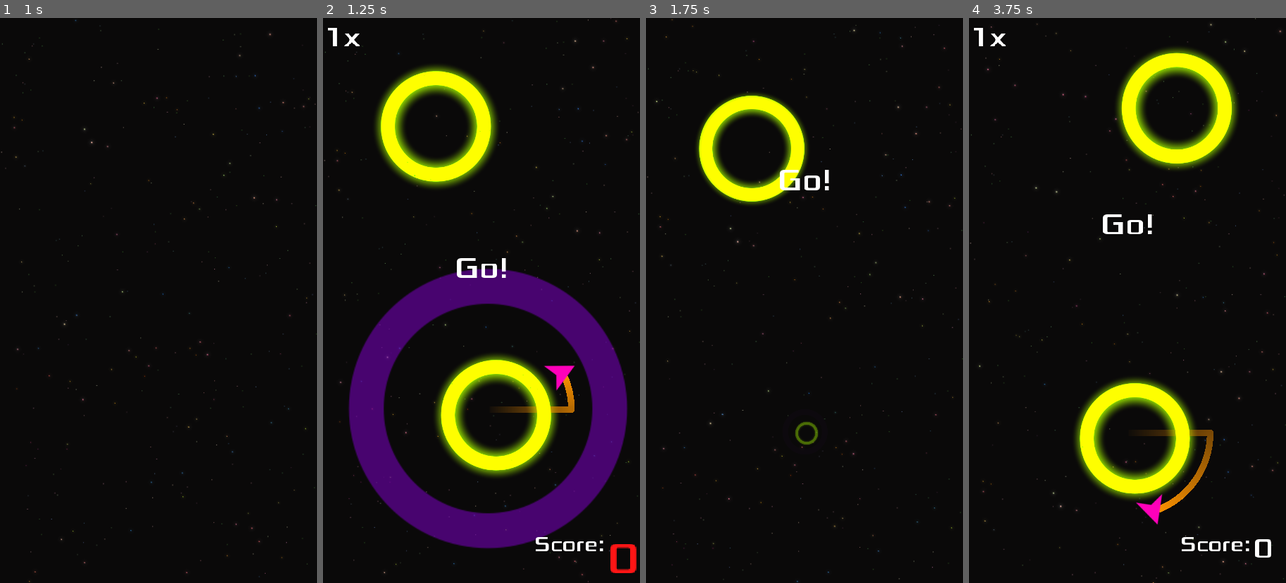
Above: before the commit, frames 1-4 (left to right).
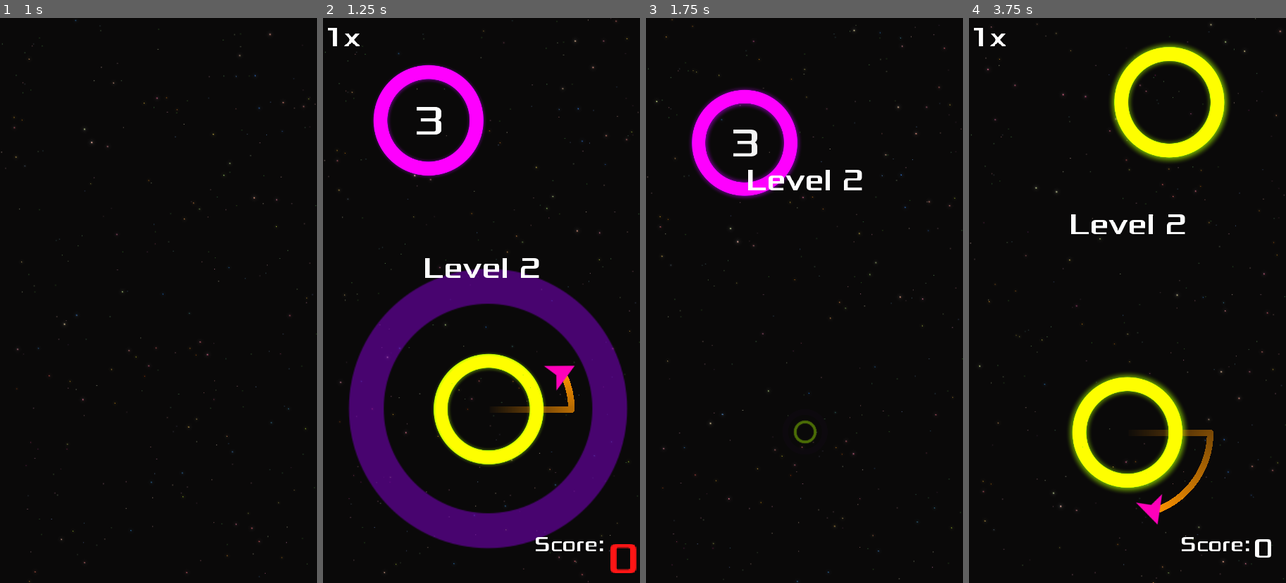
Above: after the commit, the same moments.

Repository: iustin-nita/Godot-Mobile-Game
Game: Godot game, scene res://Main.tscn
Two runs of this game, one before a commit and one after it. Both use one fixed random seed, a clock stepped at 60 frames per second and the inputs below.
Inputs (mouse positions are in pixels of both pictures, inside the frame that each line leads up to):
- Up to frame 1 (1 s): click (107, 283) at 0.5 s
- Up to frame 2 (1.25 s): no input
- Up to frame 3 (1.75 s): move the mouse to (874, 272) at 1.27 s; hold Right (ui_right) from 1.28 s (still down); click (874, 272) at 1.42 s
- Up to frame 4 (3.75 s): move the mouse to (1064, 328) at 2.02 s; release Right (ui_right) at 2.03 s; hold Down (ui_down) 2.03-2.75 s; click (1178, 554) at 2.75 s; move the mouse to (1159, 176) at 3.52 s; hold Right (ui_right) from 3.53 s (still down)

Frame 1 is identical in both runs. In frame 2, 9.4% of the frame differs, in the area x 15-74%, y 8-82%; in frame 3, 4.8%; in frame 4, 8.2%.

Commit message:
add sizetween to circles

Diff:
--- a/Main.gd
+++ b/Main.gd
@@ -17,6 +17,7 @@
 	$HUD.hide()
 
 func new_game():
+	print('new gmae')
 	new_highscore = false
 	self.score = 0
 	self.bonus = 0
@@ -49,7 +50,7 @@
 func _on_Jumper_captured(object):
 	$Camera2D.position = object.position
 	object.capture(player)
-	print('captired', object)
+#	print('captired', object)
 	call_deferred("spawn_circle")
 	self.score += 1 * bonus
 #	print('score', score)
--- a/objects/Circle.gd
+++ b/objects/Circle.gd
@@ -3,6 +3,8 @@
 signal full_orbit
 onready var orbit_position = $Pivot/OrbitPosition
 onready var move_tween = $MoveTween
+
+onready var test = $"."
 
 # LIMITED = limited number of orbits
 enum MODES {STATIC, LIMITED}
@@ -10,7 +12,7 @@
 var rotation_speed = PI
 var mode = MODES.STATIC
 var move_range = 0
-var move_speed = 2.0
+var move_speed = 4.0
 var num_orbits = 3
 var current_orbits = 0
 var orbit_start = null
@@ -27,17 +29,17 @@
 		settings.changeTheme(settings.color_schemes["NEON1"])
 
 	var move_chance = clamp(level-3, 0, 4) / 3.0
-	print('move chance', move_chance)
+#	print('move chance', move_chance)
 	print(move_chance)
 	if randf() < move_chance:
 		move_range = max(25, 100 * rand_range(0.75, 1.25) * move_chance) * pow(-1, randi() % 2)
 		move_speed = max(2.5 - ceil(level/5) * 0.25, 2)
-		print('move range', move_range)
-		print('move speed', move_speed)
+#		print('move range', move_range)
+#		print('move speed', move_speed)
 	var small_chance = min(0.6, max(0, (level-4) / 8.0))
 	if randf() < small_chance:
 		radius = max(50, radius - level * rand_range(0.55, 1.25))
-		print('radius', radius)
+#		print('radius', radius)
 
 	$Sprite.material = $Sprite.material.duplicate()
 	$SpriteEffect.material = $SpriteEffect.material
@@ -65,10 +67,15 @@
 		if mode == MODES.LIMITED:
 			if settings.enable_sound:
 				$Beep.play()
-
+#			$AnimationPlayer.play("test")
+			$SizeTween.interpolate_property(self, "scale",
+				scale, scale * .8,
+				1, Tween.TRANS_QUAD, Tween.EASE_IN_OUT)
+			$SizeTween.start()
 			$Label.text = str(num_orbits - current_orbits)
 
 			if current_orbits >= num_orbits:
+				print('current_orbits num_orbits', current_orbits, num_orbits)
 				jumper.die()
 				jumper = null
 				implode()
@@ -82,7 +89,7 @@
 			$Label.hide()
 			color = settings.theme["circle_static"]
 		MODES.LIMITED:
-#			current_orbits = num_orbits
+			current_orbits = num_orbits
 			$Label.text = str(num_orbits)
 			$Label.show()
 			color = settings.theme["circle_limited"]
@@ -95,6 +102,7 @@
 	queue_free()
 
 func capture(target):
+	print("CAPGTURE taret", target)
 	current_orbits = 0
 
 	jumper = target
@@ -106,10 +114,11 @@
 	if mode != MODES.LIMITED:
 		return
 	if jumper:
-		var r = ((radius - 50) / num_orbits) * (1 + current_orbits)
-		draw_circle_arc_poly(Vector2.ZERO, r, orbit_start + PI/2,
-							$Pivot.rotation + PI/2, settings.theme["circle_fill"])
-
+		return
+##		var r = ((radius - 50) / num_orbits) * (1 + current_orbits)
+##		draw_circle_arc_poly(Vector2.ZERO, r, orbit_start + PI/2,
+##							$Pivot.rotation + PI/2, settings.theme["circle_fill"])
+#
 func draw_circle_arc_poly(center, radius, angle_from, angle_to, color):
 	var nb_points = 32
 	var points_arc = PoolVector2Array()
--- a/objects/Circle.tscn
+++ b/objects/Circle.tscn
@@ -21,15 +21,15 @@
 	float dist = distance(UV, center);
 	COLOR.rgb = color.rgb;
 	COLOR.a = texture(TEXTURE, UV).a + smoothstep(thickness/2.0, 0.0, abs(dist - rad));
-}"
-custom_defines = ""
+}
+"
 
 [sub_resource type="ShaderMaterial" id=2]
 shader = SubResource( 1 )
-shader_param/color = Color( 0.454902, 0, 0.721569, 1 )
-shader_param/speed = 15.211
-shader_param/radius = 0.357
-shader_param/width = 0.219
+shader_param/color = Color( 0.701961, 0.2, 0.2, 1 )
+shader_param/speed = 11.494
+shader_param/radius = 0.367
+shader_param/width = 0.173
 
 [sub_resource type="ShaderMaterial" id=3]
 shader = ExtResource( 2 )
@@ -120,6 +120,21 @@
 "values": [ Vector2( 1, 1 ), Vector2( 1.1, 1.1 ), Vector2( 0.9, 0.9 ), Vector2( 1, 1 ) ]
 }
 
+[sub_resource type="Animation" id=10]
+resource_name = "test"
+tracks/0/type = "value"
+tracks/0/path = NodePath(".:scale")
+tracks/0/interp = 1
+tracks/0/loop_wrap = true
+tracks/0/imported = false
+tracks/0/enabled = true
+tracks/0/keys = {
+"times": PoolRealArray( 0, 1 ),
+"transitions": PoolRealArray( 1, 1 ),
+"update": 0,
+"values": [ Vector2( 1, 1 ), Vector2( 0.9, 0.9 ) ]
+}
+
 [sub_resource type="DynamicFontData" id=8]
 font_path = "res://assets/fonts/Xolonium-Regular.ttf"
 
@@ -134,13 +149,13 @@
 
 [node name="Sprite" type="Sprite" parent="."]
 material = SubResource( 2 )
-position = Vector2( 11.2626, 9.09669 )
 scale = Vector2( 1.08405, 1.06789 )
 z_index = -2
 texture = ExtResource( 1 )
 
 [node name="SpriteEffect" type="Sprite" parent="."]
-modulate = Color( 1, 1, 1, 0.329412 )
+visible = false
+modulate = Color( 1, 1, 1, 0 )
 material = SubResource( 3 )
 scale = Vector2( 1e-05, 1e-05 )
 texture = ExtResource( 1 )
@@ -158,6 +173,7 @@
 anims/capture = SubResource( 5 )
 anims/implode = SubResource( 6 )
 anims/music = SubResource( 7 )
+anims/test = SubResource( 10 )
 
 [node name="Label" type="Label" parent="."]
 anchor_left = 0.5
@@ -181,4 +197,6 @@
 volume_db = 2.019
 
 [node name="MoveTween" type="Tween" parent="."]
+
+[node name="SizeTween" type="Tween" parent="."]
 [connection signal="tween_completed" from="MoveTween" to="." method="set_tween"]
--- a/objects/Jumper.gd
+++ b/objects/Jumper.gd
@@ -48,6 +48,7 @@
 		die()
 
 func _on_Jumper_area_entered(area):
+	print('_on_Jumper_area_entered area', area);
 	target = area
 	velocity = Vector2.ZERO
 	emit_signal("captured", area)
--- a/settings.gd
+++ b/settings.gd
@@ -6,7 +6,7 @@
 var enable_sound = true
 var enable_music = true
 
-var circles_per_level = 4
+var circles_per_level = 1
 
 var color_schemes = {
 	"NEON1": {
Not shown: 1 places in objects/Circle.tscn that only renumber resources
